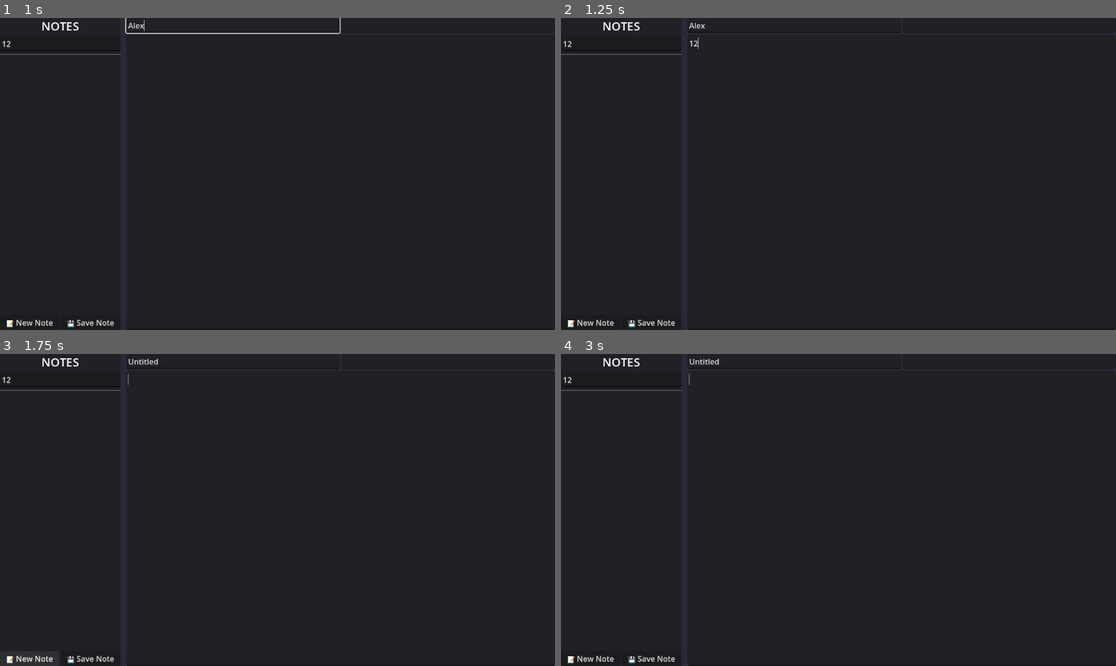
Above: before the commit, frames 1-4 (two rows, left to right).
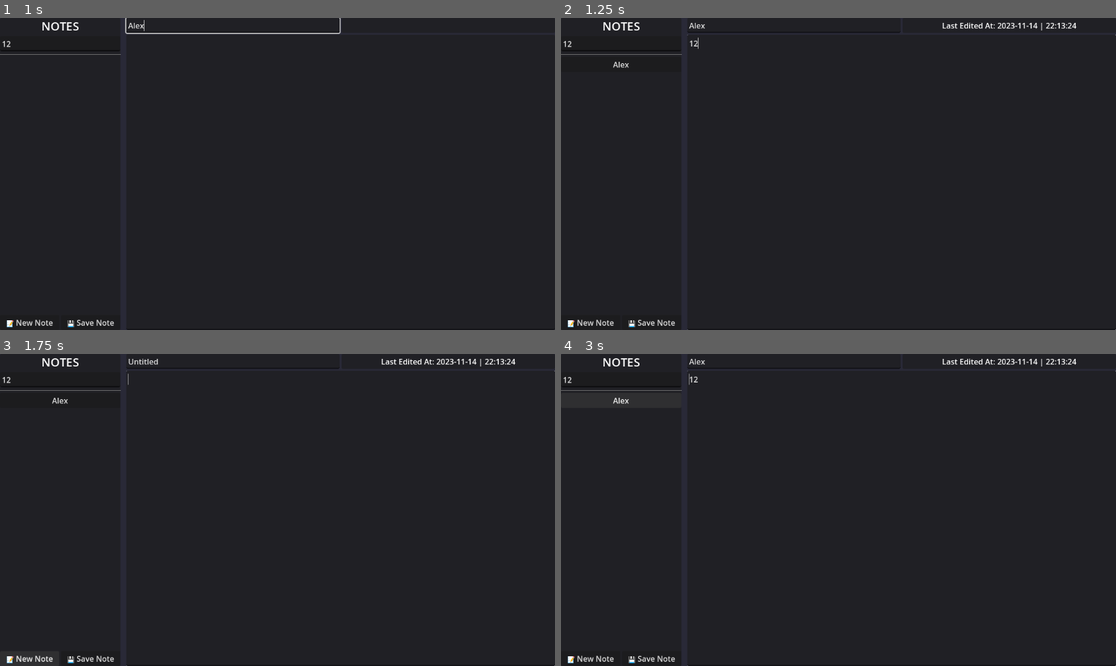
Above: after the commit, the same moments.

Repository: FroglightInteractive/FroglightNotes
Game: Godot game, scene res://scenes/main_window.tscn
Two runs of this game, one before a commit and one after it. Both use one fixed random seed, a clock stepped at 60 frames per second and the inputs below.
Inputs (mouse positions are in pixels of both pictures, inside the frame that each line leads up to):
- Up to frame 1 (1 s): click (61, 42) at 0.52 s; type "12" at 0.6 s; click (233, 24) at 0.75 s; type "Alex" at 0.83 s; click (338, 183) at 0.98 s
- Up to frame 2 (1.25 s): type "12" at 1.07 s
- Up to frame 3 (1.75 s): click "📝 New Note" at 1.25 s
- Up to frame 4 (3 s): click "📝 New Note" at 2 s; click (622, 400) at 2.75 s, where only the run after the commit has a clickable "Alex"

Frame 1 is identical in both runs. In frame 2, 0.3% of the frame differs, in the area x 9-93%, y 1-17%; in frame 3, 0.3%; in frame 4, 0.4%.

Commit message:
implemented auto save on editor text changed

Diff:
--- a/scripts/main_window.gd
+++ b/scripts/main_window.gd
@@ -33,6 +33,7 @@
 
 	# connect other signals
 	seach_notes.text_changed.connect(_on_search_text_changed)
+	notes_editor.text_changed.connect(_on_editor_text_changed)
 
 	# load all notes into sidebar
 	_load_notes()
@@ -135,3 +136,7 @@
 
 func _on_search_text_changed(new_text: String) -> void:
 	_load_notes(new_text)
+
+
+func _on_editor_text_changed() -> void:
+	_save_current_note()
